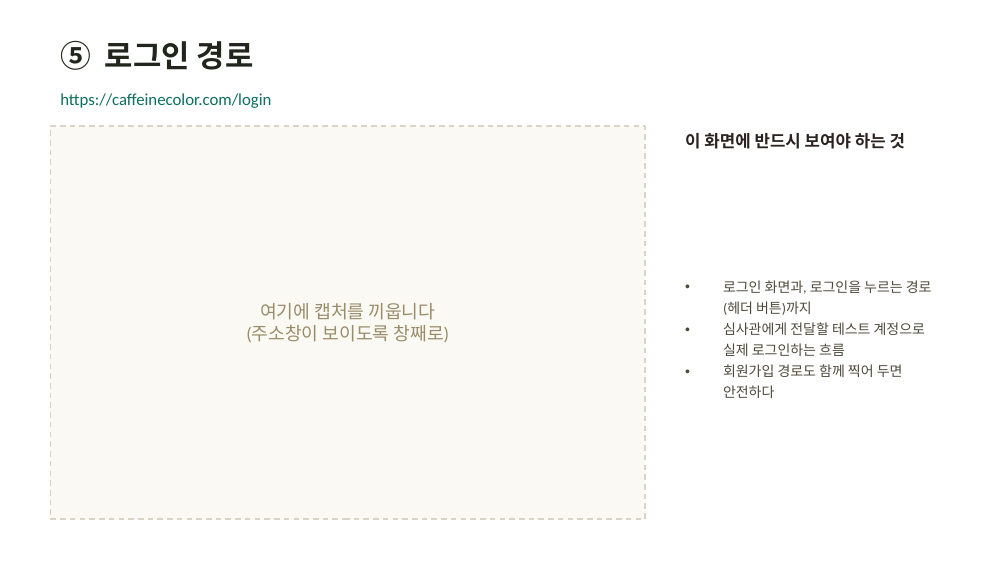
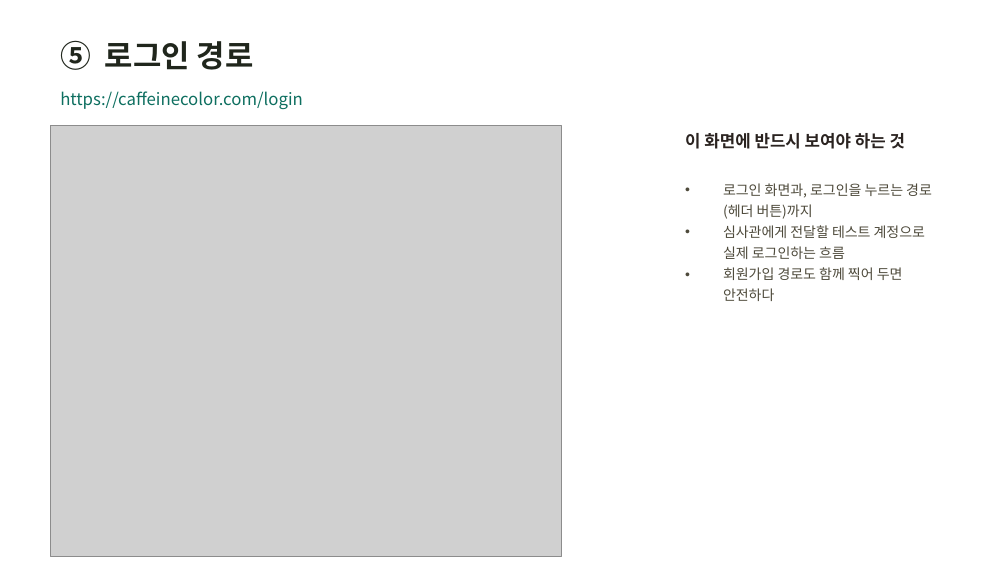
Before and after one commit to hyunplanb-cyber/ia-generation-platform, a slide deck: slide 4 of 가격정책/결제경로_카페인컬러.pptx. Drawn at 1008x567 pixels with LibreOffice and Linux fonts; fonts in the diff are those of the drawing; grey boxes stand for pictures. Boxes give left, top, right and bottom in pixels: in the first picture for what was removed or moved away, otherwise in the second. Text is boxed around its words. In the diff, an @@ line names an element or a change of style, - is before the commit and + after.

```diff
--- a/가격정책/결제경로_카페인컬러.pptx
+++ b/가격정책/결제경로_카페인컬러.pptx
@@ text "https://caffeinecolor.com/login" at box(60, 91, 303, 109): font Calibri to Noto Sans CJK KR @@
@@ rectangle removed at box(50, 126, 645, 519) @@
@@ picture added at box(50, 126, 561, 556) @@
@@ text "로그인 화면과, 로그인을 누르는 경로(헤더 ..." at box(723, 183, 932, 301): font Calibri to Noto Sans CJK KR @@
@@ text removed at box(246, 303, 450, 342) @@
-여기에 캡처를 끼웁니다
-(주소창이 보이도록 창째로)
```
Also in this commit, not shown: 11 other slides changed, 3 slides added, 55 other files.
